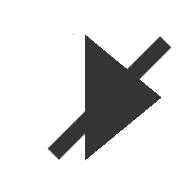
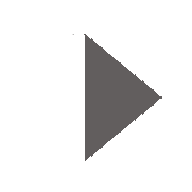
Layer changes from the first 192px x 192px image to the second:
removed layer "Eingefügte Ebene" over [47, 36, 172, 160]
painted on "Hintergrund" over [84, 34, 162, 161]
